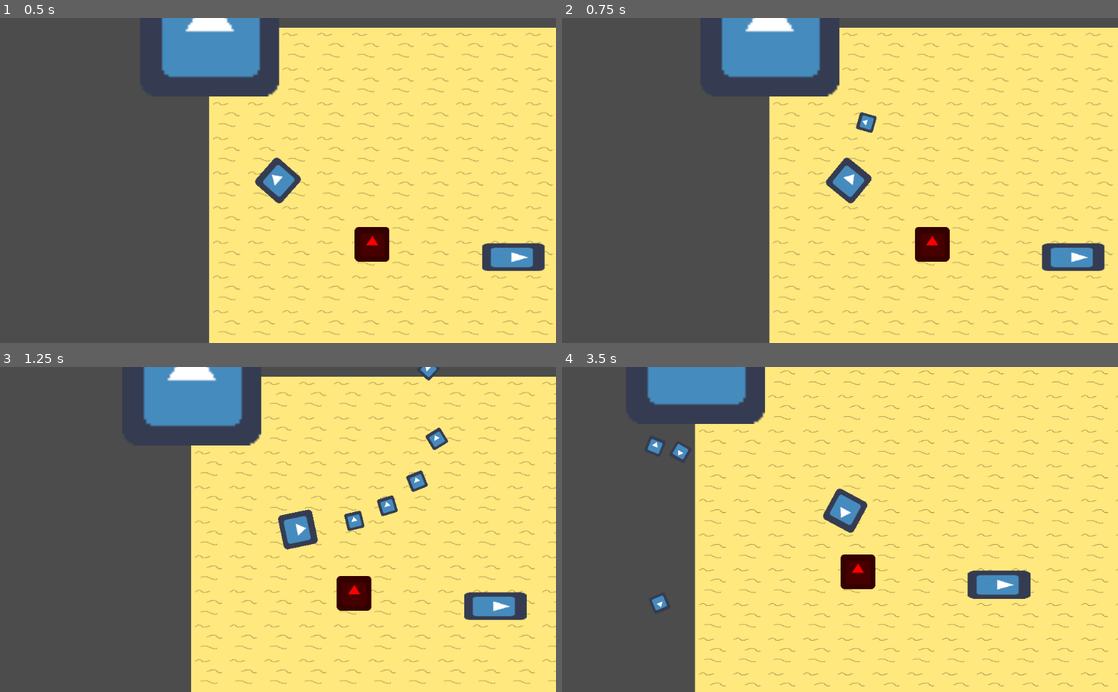
Above: before the commit, frames 1-4 (two rows, left to right).
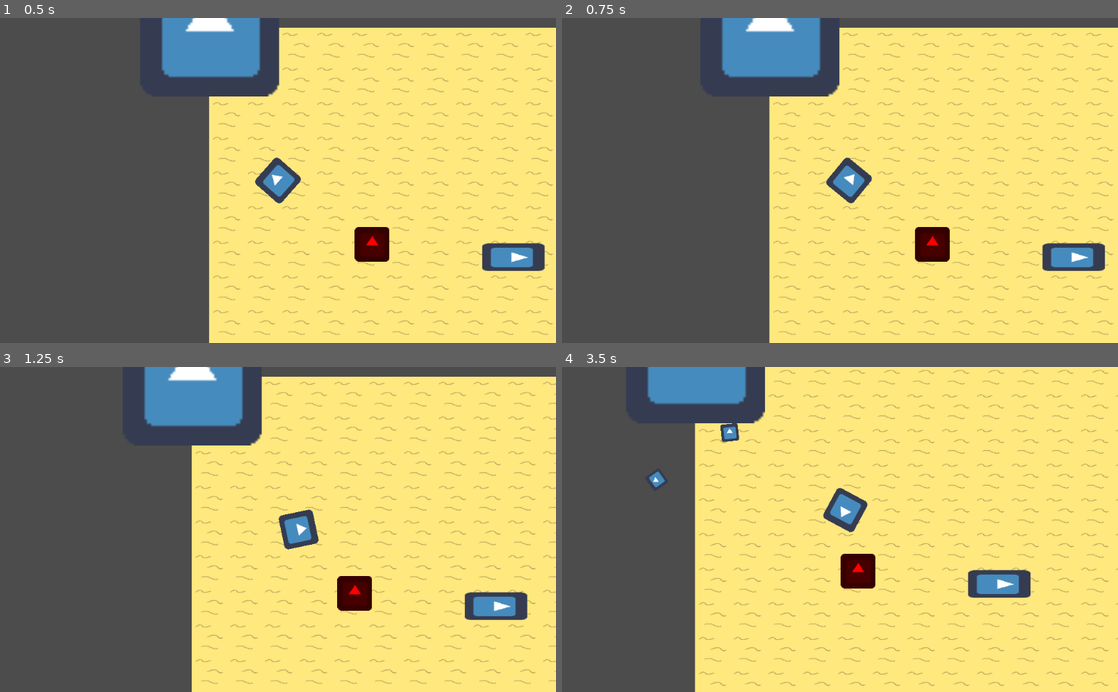
Above: after the commit, the same moments.

Repository: JortvD/ld49
Game: Godot game, scene res://scenes/MainScene.tscn
The game is run twice, just before and just after one commit, with the same random seed, the same clock (stepped at 60 frames per second) and the same inputs. The engine's default icon, where the game draws it, is replaced by a stand-in: a white triangle on a blue panel in a dark square.
Inputs (mouse positions are in pixels of both pictures, inside the frame that each line leads up to):
- Up to frame 1 (0.5 s): no input
- Up to frame 2 (0.75 s): tap Enter at 0.5 s; move the mouse to (962, 164) at 0.52 s; press the mouse at (962, 164) at 0.53 s; hold Right (ui_right) from 0.53 s (still down)
- Up to frame 3 (1.25 s): keep holding Right (ui_right); tap Space at 0.77, 1.07 s; tap Q (ui_q) at 0.8 s
- Up to frame 4 (3.5 s): move the mouse to (728, 545) at 1.27 s; release Right (ui_right) at 1.28 s; release the mouse at (728, 545) at 1.28 s; hold Down (ui_down) 1.28-2.03 s; tap Q (ui_q) at 1.35 s; tap Space at 1.52, 1.82, 2.3, 2.85, 3.02, 3.32 s; tap R at 1.55, 2.1 s; move the mouse to (895, 458) at 2.02 s; hold Right (ui_right) 2.03-2.78 s; move the mouse to (812, 594) at 2.77 s; hold Up (ui_up) from 2.78 s (still down); click (812, 594) at 3.05 s

Frame 1 is identical in both runs. In frame 2, 0.3% of the frame differs, in the area x 33-98%, y 0-78%; in frame 3, 2.2%; in frame 4, 4.8%, in the area x 15-100%, y 0-99%.

Commit message:
Add coversation system

Diff:
--- a/Player/Player.gd
+++ b/Player/Player.gd
@@ -11,6 +11,7 @@
 var faction_reputation = {"Rojo": 50, "Arizona": 50, "None": 50}
 var inventory = []
 var selected_slot = 0
+var interact_lock = false
 onready var BULLET = preload("res://objects/Bullet.tscn")
 var throw_start = 0
 
@@ -21,7 +22,7 @@
 func _input(event):
 	if event is InputEventKey and event.pressed:
 		if event.scancode == KEY_R:
-			$"/root/MainScene/Items".create_item("gun", $LocationBullet.global_transform, self, 1000)
+			$"/root/MainScene/Items".create_item_for_player("gun", $LocationBullet.global_transform, self, 1000)
 	if Input.is_action_just_pressed("ui_scroll_down"):
 		selected_slot = (selected_slot+1)%INVENTORY_SIZE
 		if(selected_slot < 0): selected_slot += 5
@@ -34,7 +35,7 @@
 func get_input():
 	velocity = Vector2()
 
-	if Input.is_action_pressed("ui_left_click") and $BulletTimer.is_stopped():
+	if Input.is_action_pressed("ui_left_click") and $BulletTimer.is_stopped() and interact_lock:
 		shoot()
 	if Input.is_action_pressed("ui_right") or Input.is_action_pressed("ui_d"):
 		velocity.x += 1
@@ -58,12 +59,12 @@
 		speed = 100 * horse_modifier
 	velocity = velocity.normalized() * speed
 
-func _physics_process(delta):
+func _process(delta):
 	var target_position = get_global_mouse_position()
 	rotation = lerp_angle(rotation, target_position.angle_to_point(global_position), rotation_speed * delta)
 
 	get_input()
-	velocity = move_and_slide(velocity)
+	if(!interact_lock): velocity = move_and_slide(velocity)
 
 	if (health <= 0):
 		playerDead();
@@ -97,7 +98,7 @@
 
 	var item = inventory[slot]
 
-	$"/root/MainScene/Items".create_item(item.name, $LocationBullet.global_transform, self, weight)
+	$"/root/MainScene/Items".create_item_for_player(item.name, $LocationBullet.global_transform, self, weight)
 
 	inventory[slot] = null
 
--- a/items/Items.gd
+++ b/items/Items.gd
@@ -5,9 +5,8 @@
 var types = [
 	{"name": "gun", "img": "res://icon.png"}
 ]
-var items = []
 
-func create_item(name, transform, player, weight):
+func create_item_for_player(name, transform, player, weight):
 	var type
 	for i in types:
 		if(i["name"] == name):
@@ -23,3 +22,4 @@
 	item.get_node("Sprite").texture = texture
 	item.type = type
 	item.linear_velocity = player.position.direction_to(item.position) * weight
+	item.angular_velocity = 10
--- a/npc/Handler1.gd
+++ b/npc/Handler1.gd
@@ -7,12 +7,13 @@
 	if event is InputEventKey and event.pressed and $"..".player_close:
 		if event.scancode == KEY_SPACE:
 			$"/root/MainScene/CanvasLayer/Dialog".start_story("test", {"name": "Jort"}, {"lifes": 5}, self)
+			$"..".start_conversation()
 
 func _story_message(id):
 	pass
 
 func _story_exit(id):
-	pass
+	$"..".end_conversation()
 
 func _handle_entering_player(distance):
 	$"..".show_text()
--- a/npc/NPC.gd
+++ b/npc/NPC.gd
@@ -9,6 +9,7 @@
 var path : = PoolVector2Array()
 var player_close = false
 var health = 100
+var interact_lock = false
 onready var BULLET = preload("res://objects/Bullet.tscn")
 
 func _process(delta):
@@ -16,7 +17,7 @@
 	var distance_to_walk = speed * delta
 
 	# Move the player along the path until he has run out of movement or the path ends.
-	while distance_to_walk > 0 and path.size() > 0:
+	while distance_to_walk > 0 and path.size() > 0 and !interact_lock:
 		var distance_to_next_point = position.distance_to(path[0])
 		if distance_to_walk <= distance_to_next_point:
 			# The player does not have enough movement left to get to the next point.
@@ -48,6 +49,13 @@
 	if (health <= 0):
 		npc_dead()
 
+func start_conversation():
+	$"/root/MainScene/Player".interact_lock = true
+	interact_lock = true
+
+func end_conversation():
+	$"/root/MainScene/Player".interact_lock = false
+	interact_lock = false
 
 func _story_message(id):
 	child._story_message(id)
